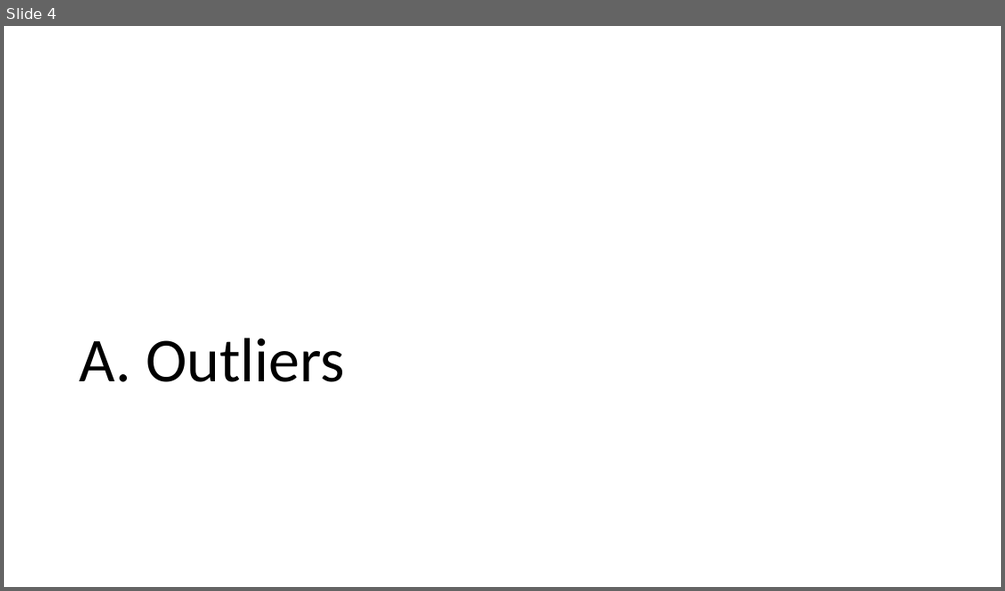
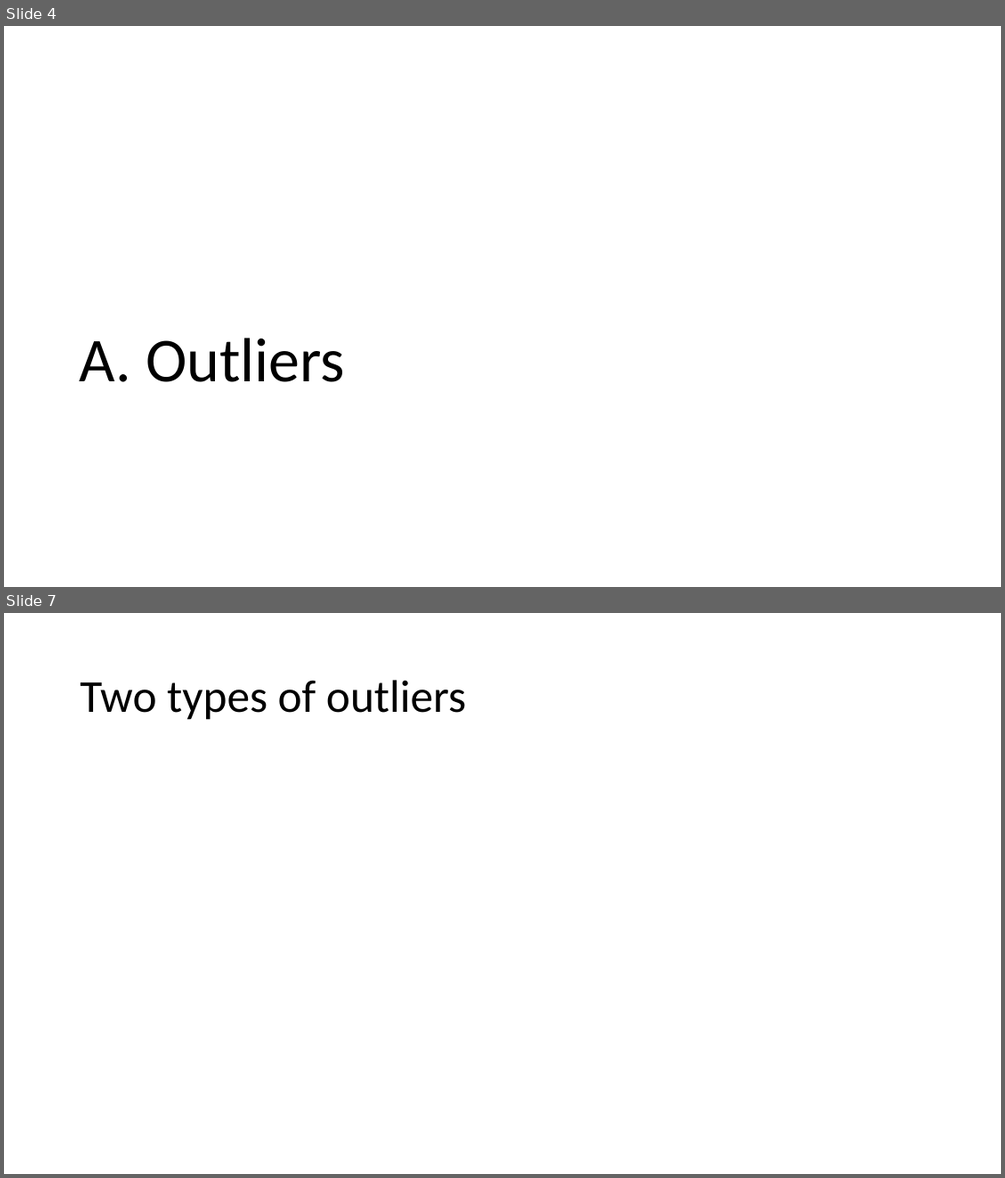
Before and after one commit to shoepaladin/causalinference_crashcourse, a slide deck: Powerpoints/4 Best Practices.pptx. Shown one above the other, each under a label of ours: slide 4 before the commit, slides 4 and 7 after it; the slides between them are not shown. The pictures are 1005x591 and 1005x1178 pixels, drawn with LibreOffice and Linux fonts; fonts in the diff are those of the drawing; grey boxes stand for pictures. Boxes give left, top, right and bottom in pixels: in the first picture for what was removed or moved away, otherwise in the second. Text is boxed around its words. In the diff, an @@ line names an element or a change of style, - is before the commit and + after.

```diff
--- a/Powerpoints/4 Best Practices.pptx
+++ b/Powerpoints/4 Best Practices.pptx
@@ slide 7 added at [4, 613, 1001, 1174], background #FFFFFF @@
@@ title added at [80, 680, 466, 720], 44 pt, text #000000 @@
+Two types of outliers
```
Also in this commit, not shown: 4 slides changed, 9 other slides added, 6 other files.
